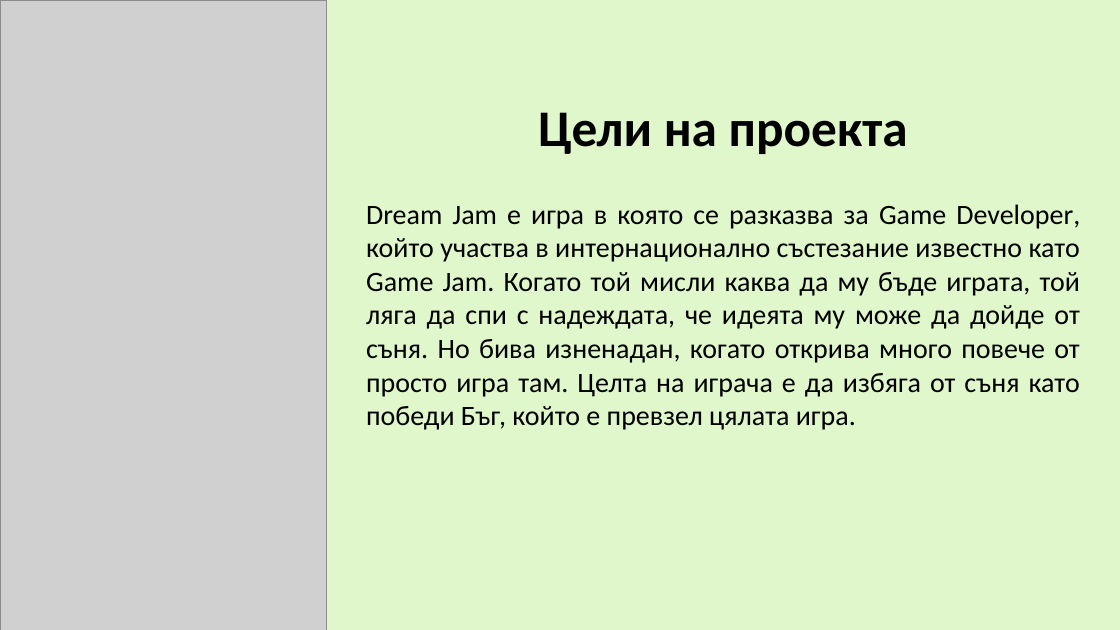
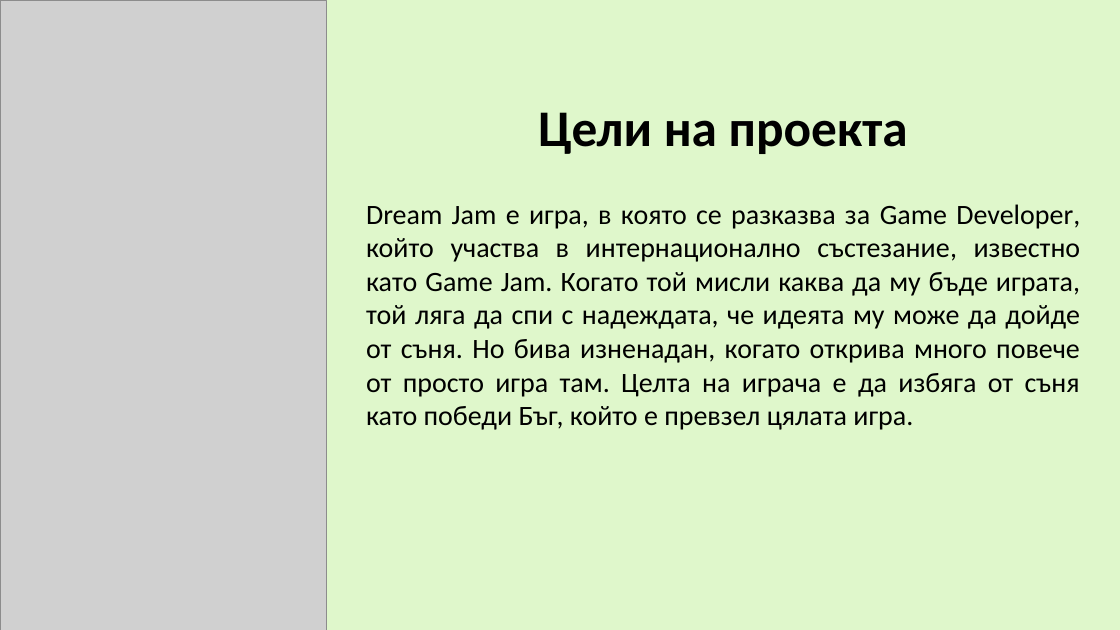
Before and after one commit to 3DCreativity/Dream-Jam, a slide deck: slide 4 of 27_Presentation.pptx. Drawn at 1120x630 pixels with LibreOffice and Linux fonts; fonts in the diff are those of the drawing; grey boxes stand for pictures. Boxes give left, top, right and bottom in pixels: in the first picture for what was removed or moved away, otherwise in the second. Text is boxed around its words. In the diff, an @@ line names an element or a change of style, - is before the commit and + after.

```diff
--- a/27_Presentation.pptx
+++ b/27_Presentation.pptx
@@ text at <box>366,204,1081,430</box>: text changed @@
-Dream Jam е игра в която се разказва за Game Developer, който участва в интернационално състезание известно като Game Jam. Когато той мисли каква да му бъде играта, той ляга да спи с надеждата, че идеята му може да дойде от съня. Но бива изненадан, когато открива много повече от просто игра там. Целта на играча е да избяга от съня като победи Бъг, който е превзел цялата игра.
+Dream Jam е игра, в която се разказва за Game Developer, който участва в интернационално състезание, известно като Game Jam. Когато той мисли каква да му бъде играта, той ляга да спи с надеждата, че идеята му може да дойде от съня. Но бива изненадан, когато открива много повече от просто игра там. Целта на играча е да избяга от съня като победи Бъг, който е превзел цялата игра.
```
Also in this commit, not shown: 19 other files.
